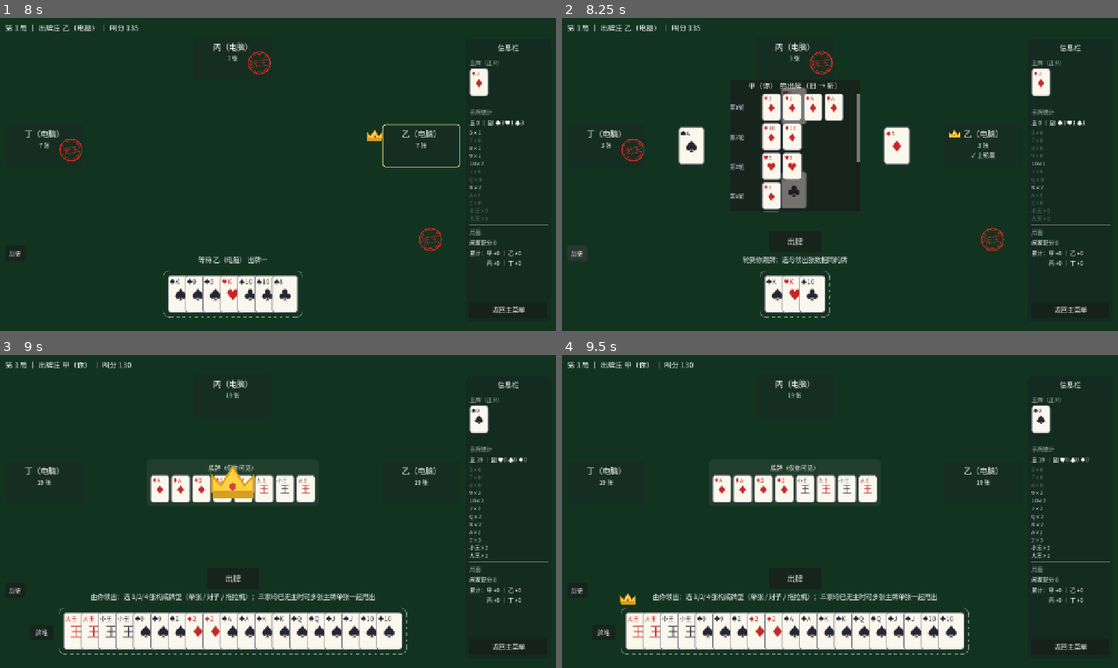
Above: before the commit, frames 1-4 (two rows, left to right).
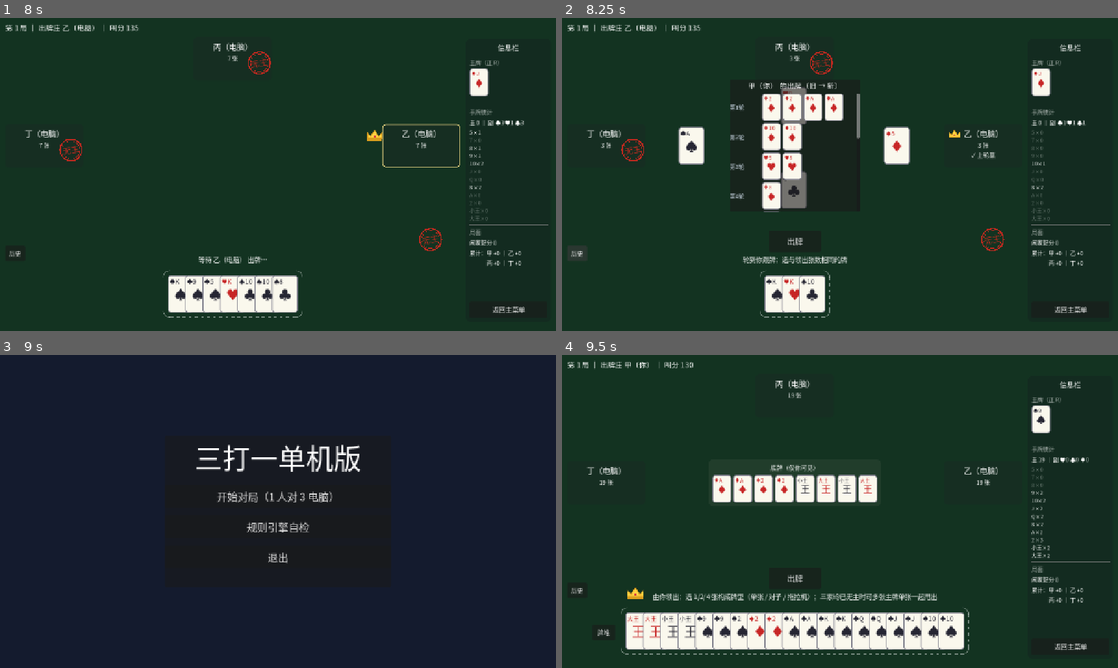
Above: after the commit, the same moments.

Repository: longy1/three-beat-one
Game: Godot game, scene res://scene/main_menu.tscn
Same seed, same stepped clock (60 frames per second), same inputs: the game is played once before the commit and once after it.
Inputs:
- Up to frame 1 (8 s): click "开始对局（1 人对 3 电脑）" at 0.5 s; click "叫 135" at 1.25 s; click "返回主菜单" at 2 s; click "开始对局（1 人对 3 电脑）" at 2.75 s; click "叫 140" at 3.5 s; click "历史" at 4.25 s; click "返回主菜单" at 5 s; click "规则引擎自检" at 5.75 s; click "返回主菜单" at 6.5 s; click "规则引擎自检" at 7.25 s
- Up to frame 2 (8.25 s): click "历史" at 8 s
- Up to frame 3 (9 s): click "返回主菜单" at 8.75 s
- Up to frame 4 (9.5 s): no input

Frame 1 is identical in both runs. In frame 2, less than 0.1% of the frame differs, in the area x 53-54%, y 38-47%; in frame 3, 29%, in the area x 0-99%, y 1-96%; in frame 4, 0.1%.

Commit message:
ui: 历史弹层悬停阅读期间状态驱动就地刷新（trick_settled→refresh_history，保留滚动位置，非定时轮询）；AGENTS 沉淀悬停弹层机制设计评审（事件+0.35s 粘滞 vs 轮询权衡）

Diff:
--- a/script/game_table.gd
+++ b/script/game_table.gd
@@ -347,6 +347,8 @@
 	_refresh_trick_area()
 	_refresh_stats()
 	_render_hand()
+	# 历史弹层悬停阅读期间历史增长 → 就地刷新（状态驱动：随引擎信号走，非定时轮询）
+	_piles.refresh_history(engine.trick_history, SEAT_NAMES)
 	# 庄家是自己时：皇冠下方「牌堆」按钮显示（扣底完成后才有底牌可看）
 	var show_bottom := engine.banker_seat == HUMAN_SEAT \
 		and (engine.phase == GameEngine.Phase.TRICKS or engine.phase == GameEngine.Phase.SETTLED)
--- a/script/pile_viewer.gd
+++ b/script/pile_viewer.gd
@@ -14,6 +14,7 @@
 var bottom_button: Button       ## 庄家是自己时的「牌堆」入口（皇冠下方，悬停看底牌）
 var history_popup: PanelContainer
 var bottom_popup: PanelContainer
+var showing_seat := -1          ## 历史弹层当前展示的座位（-1 = 未展示；悬停期间历史增长时就地刷新用）
 
 
 func setup(root: Control) -> void:
@@ -53,6 +54,26 @@
 
 ## 悬停某座位：按旧→新列出该玩家每轮的出牌（赢轮标 ✓ 高亮）
 func show_history(seat: int, trick_history: Array, seat_names: Array) -> void:
+	showing_seat = seat
+	_fill_history(seat, trick_history, seat_names)
+	history_popup.visible = true
+	hide_timer.stop()
+
+
+## 弹层仍可见（鼠标停在面板/弹层上阅读）而历史增长时：就地重建行内容。
+## 状态驱动（由 trick_settled → _refresh 调用），非定时轮询；保留滚动位置。
+func refresh_history(trick_history: Array, seat_names: Array) -> void:
+	if showing_seat < 0 or not history_popup.visible:
+		return
+	var scroll: ScrollContainer = history_popup.get_node("VBox/Scroll")
+	var keep_y: float = scroll.get_v_scroll_bar().value
+	_fill_history(showing_seat, trick_history, seat_names)
+	# 行重建后容器重新布局，max_value 变化在新布局落地后才生效——延迟恢复滚动位置
+	scroll.get_v_scroll_bar().set_value.call_deferred(keep_y)
+
+
+## 弹层行内容填充（show_history / refresh_history 公共路径）
+func _fill_history(seat: int, trick_history: Array, seat_names: Array) -> void:
 	var title: Label = history_popup.get_node("VBox/Title")
 	title.text = "%s 的出牌（旧 → 新）" % seat_names[seat]
 	var list: VBoxContainer = history_popup.get_node("VBox/Scroll/List")
@@ -89,8 +110,7 @@
 	var row_h: float = CardWidget.SIZE_SMALL.y + 4.0
 	var scroll: ScrollContainer = history_popup.get_node("VBox/Scroll")
 	scroll.custom_minimum_size = Vector2(HISTORY_MIN_WIDTH, minf(float(row_count), float(HISTORY_MAX_ROWS)) * row_h)
-	history_popup.visible = true
-	hide_timer.stop()
+	# 显隐与计时器只归 show_history 管——refresh 不得触碰（否则移出后的延迟隐藏会被无限续命）
 
 
 ## 庄家是自己时：悬停「牌堆」按钮查看所扣底牌（2 行 × 4 张，仅自己可见）
@@ -117,6 +137,7 @@
 		history_popup.visible = false
 	if bottom_popup != null:
 		bottom_popup.visible = false
+	showing_seat = -1
 
 
 ## 居中弹层骨架：点锚 = 主牌桌十字中心，grow 向四周自适应（尺寸随内容）
--- a/test/test_ui.gd
+++ b/test/test_ui.gd
@@ -345,3 +345,40 @@
 			alive += 1
 	test.eq(alive, 2, "两轮各一行，行内容已构建")
 	await _release_table(table)
+
+
+## 状态驱动刷新（2026-11-17 设计评审）：历史弹层悬停阅读期间对局继续推进，
+## 内容须就地刷新（trick_settled → _refresh → refresh_history），隐藏后刷新必须无效
+func test_history_popup_refreshes_while_visible(test) -> void:
+	var table = await _spawn_table()
+	var hist1: Array = [
+		{plays = [{seat = 3, cards = [C(Card.Suit.CLUB, Card.RANK_7, 0)], role = FollowRule.Role.LEAD}], winner = 3},
+	]
+	table._piles.show_history(3, hist1, table.SEAT_NAMES)
+	var list: VBoxContainer = table._piles.history_popup.get_node("VBox/Scroll/List")
+	test.eq(_alive_rows(list), 1, "初始一行")
+	# 悬停期间又结算一轮 → refresh_history 追加内容，弹层保持显示
+	var hist2: Array = hist1.duplicate(true)
+	hist2.append({plays = [
+		{seat = 3, cards = [C(Card.Suit.CLUB, Card.RANK_8, 0), C(Card.Suit.CLUB, Card.RANK_9, 0)], role = FollowRule.Role.LEAD},
+		{seat = 2, cards = [C(Card.Suit.SPADE, Card.RANK_7, 0), C(Card.Suit.SPADE, Card.RANK_8, 0)], role = FollowRule.Role.FOLLOW_TYPE},
+	], winner = 3})
+	table._piles.refresh_history(hist2, table.SEAT_NAMES)
+	test.check(table._piles.history_popup.visible, "刷新后弹层保持显示")
+	test.eq(_alive_rows(list), 2, "悬停期间历史增长 → 行数就地更新（1 → 2）")
+	test.eq(table._piles.showing_seat, 3, "展示座位保持不变")
+	# 隐藏后刷新：不得复活弹层、不得改动内容
+	table._piles.hide_all()
+	table._piles.refresh_history(hist2, table.SEAT_NAMES)
+	test.check(not table._piles.history_popup.visible, "隐藏后刷新不复活弹层")
+	test.eq(_alive_rows(list), 2, "隐藏后刷新不重建内容")
+	test.eq(table._piles.showing_seat, -1, "隐藏后展示座位复位")
+	await _release_table(table)
+
+
+func _alive_rows(list: VBoxContainer) -> int:
+	var n := 0
+	for c in list.get_children():
+		if not c.is_queued_for_deletion():
+			n += 1
+	return n
